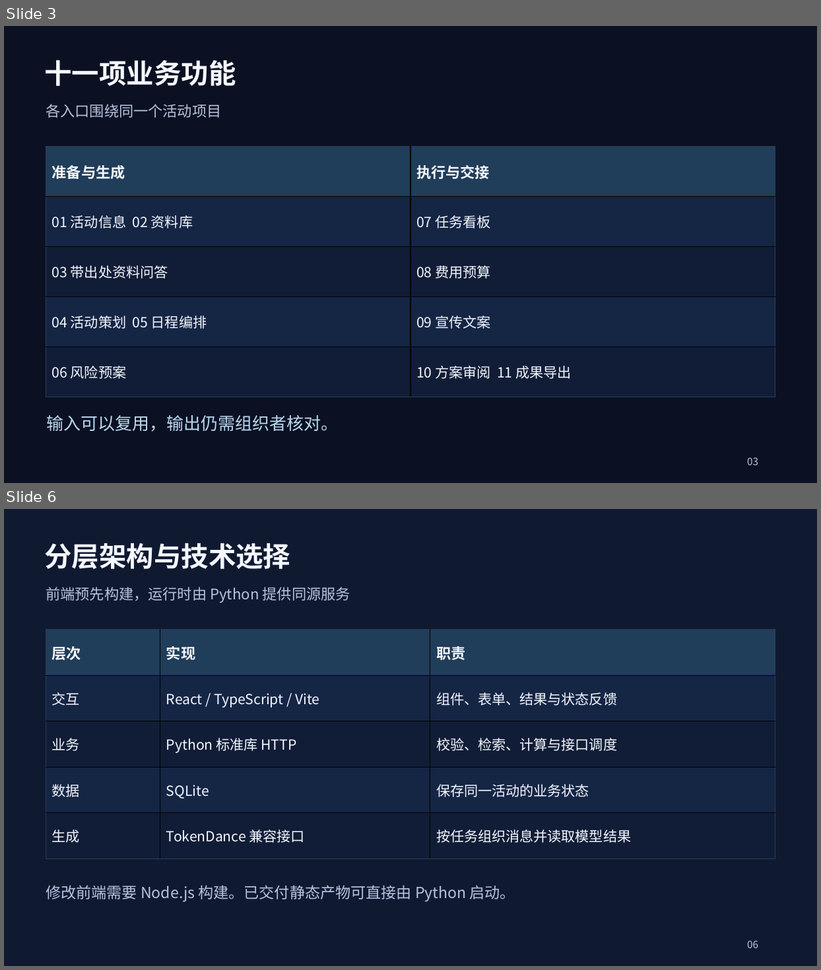
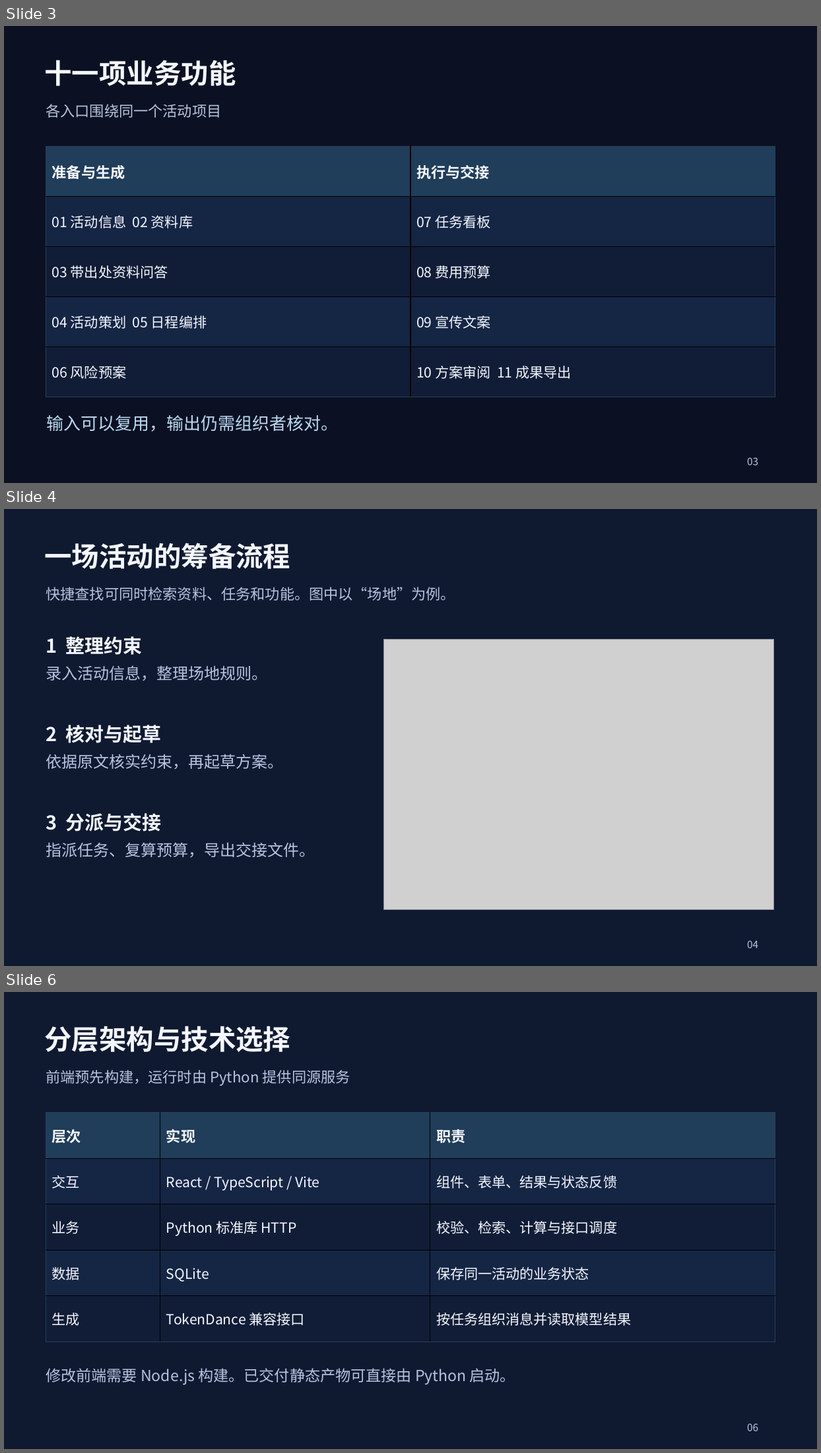
Before and after one commit to Melon1234123/huiwu-zhice, a slide deck: PPT/组员1-组员2-组员3-PPT.pptx. Shown one above the other, each under a label of ours: slides 3 and 6 before the commit, slides 3, 4 and 6 after it; the slides between them are not shown. The pictures are 821x970 and 821x1453 pixels, drawn with LibreOffice and Linux fonts; fonts in the diff are those of the drawing; grey boxes stand for pictures. Boxes give left, top, right and bottom in pixels: in the first picture for what was removed or moved away, otherwise in the second. Text is boxed around its words. In the diff, an @@ line names an element or a change of style, - is before the commit and + after.

Commit message:
完善桌面筹备工作流并更新课程报告、演示和验证记录

```diff
--- a/PPT/组员1-组员2-组员3-PPT.pptx
+++ b/PPT/组员1-组员2-组员3-PPT.pptx
@@ slide 4 added at (x1=4, y1=509, x2=817, y2=966), background #0F1930 @@
@@ text added at (x1=45, y1=543, x2=291, y2=569), 32.2 pt, text #F4F7FF, bold @@
+一场活动的筹备流程
@@ text added at (x1=46, y1=587, x2=455, y2=601), 17.2 pt, text #B8C4DF @@
+快捷查找可同时检索资料、任务和功能。图中以“场地”为例。
@@ text added at (x1=46, y1=636, x2=143, y2=655), 22.5 pt, text #F4F7FF, bold @@
+1 整理约束
@@ picture added at (x1=384, y1=640, x2=774, y2=910) @@
@@ text added at (x1=46, y1=665, x2=268, y2=681), 18.8 pt, text #B8C4DF @@
+录入活动信息，整理场地规则。
@@ text added at (x1=46, y1=725, x2=162, y2=743), 22.5 pt, text #F4F7FF, bold @@
+2 核对与起草
@@ text added at (x1=46, y1=755, x2=284, y2=769), 18.8 pt, text #B8C4DF @@
+依据原文核实约束，再起草方案。
@@ text added at (x1=46, y1=813, x2=162, y2=832), 22.5 pt, text #F4F7FF, bold @@
+3 分派与交接
@@ text added at (x1=46, y1=842, x2=316, y2=857), 18.8 pt, text #B8C4DF @@
+指派任务、复算预算，导出交接文件。
@@ text added at (x1=747, y1=941, x2=758, y2=949), 12 pt, text #B8C4DF @@
+04
```
Also in this commit, not shown: 9 slides changed, 1 slide removed, 52 other files.
